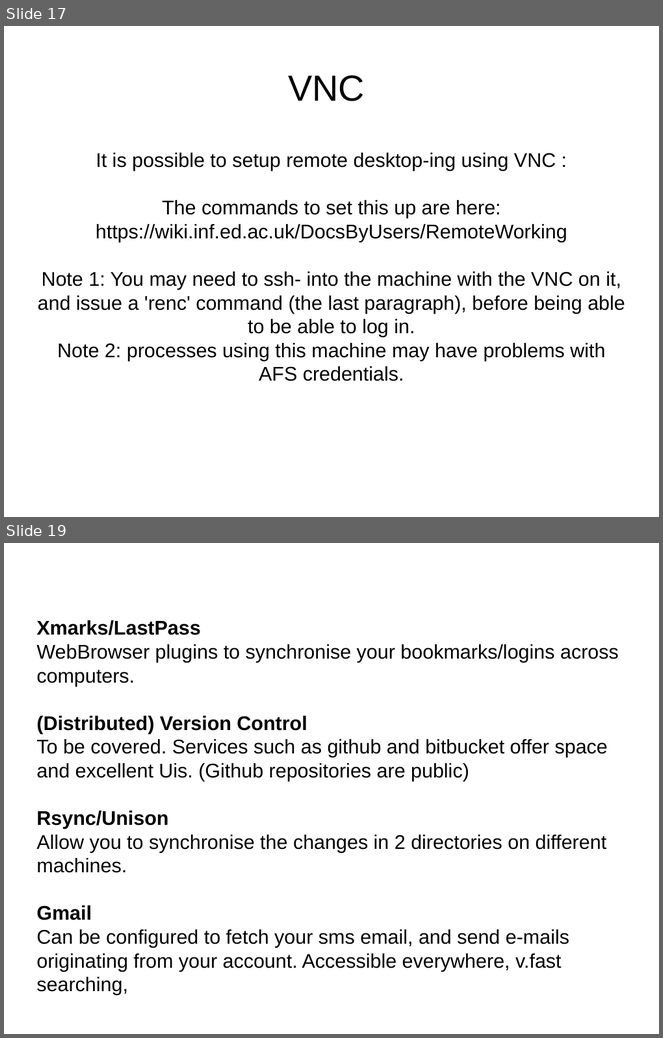
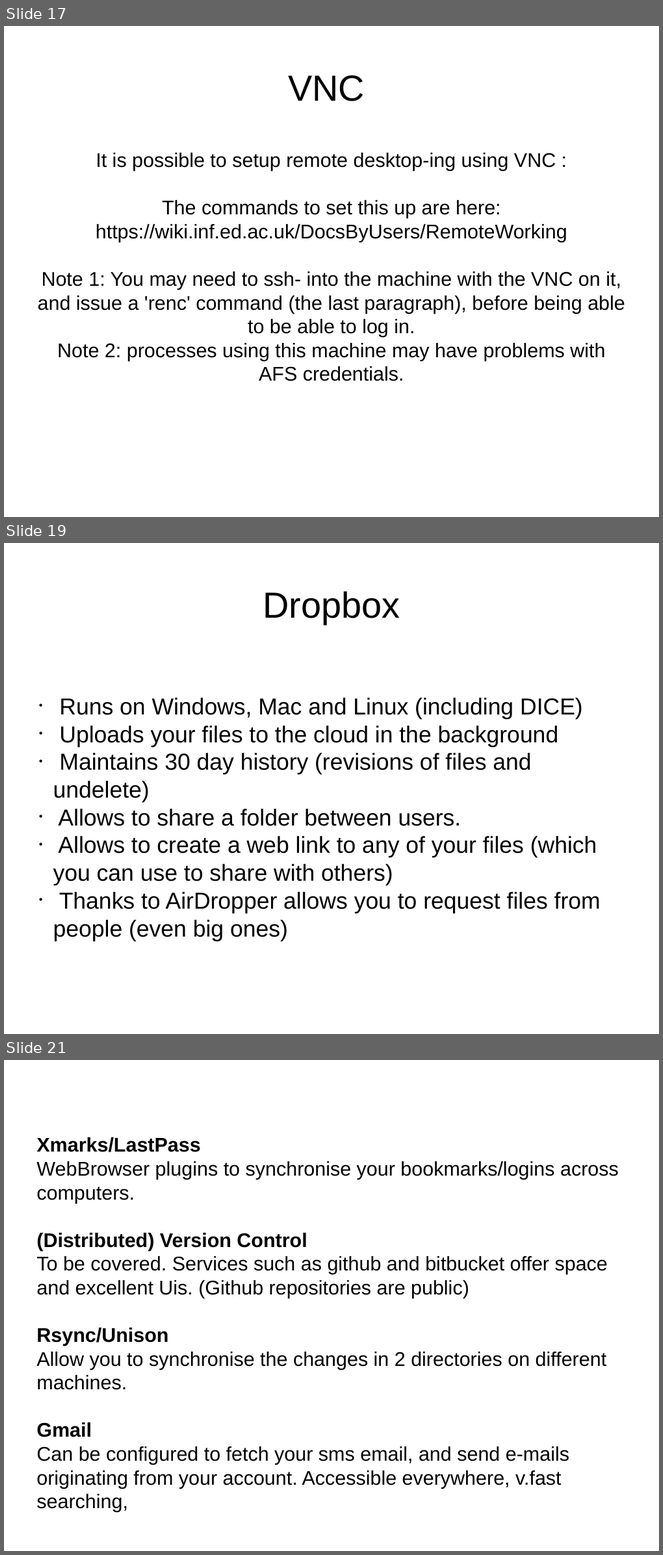
Before and after one commit to mikehulluk/IntroductionToResearchComputing, a slide deck: Wk2/WorkingRemotelyAndSynchronously.odp. Shown one above the other, each under a label of ours: slides 17 and 19 before the commit, slides 17, 19 and 21 after it; the slides between them are not shown. The pictures are 663x1038 and 663x1555 pixels, drawn with LibreOffice and Linux fonts; fonts in the diff are those of the drawing. Boxes give left, top, right and bottom in pixels: in the first picture for what was removed or moved away, otherwise in the second. Text is boxed around its words. In the diff, an @@ line names an element or a change of style, - is before the commit and + after.

```diff
--- a/Wk2/WorkingRemotelyAndSynchronously.odp
+++ b/Wk2/WorkingRemotelyAndSynchronously.odp
@@ slide 19 added at <box>4,543,659,1034</box>, background #FFFFFF @@
@@ title added at <box>263,591,400,624</box>, 44 pt, text #000000 @@
+Dropbox
@@ subtitle added at <box>53,698,601,941</box>, 28 pt, text #000000 @@
+• Runs on Windows, Mac and Linux (including DICE)
+• Uploads your files to the cloud in the background
+• Maintains 30 day history (revisions of files and undelete)
+• Allows to share a folder between users.
+• Allows to create a web link to any of your files (which you can use to share with others)
+• Thanks to AirDropper allows you to request files from people (even big ones)
@@ what was slide 19 is now slide 21 @@
```
Also in this commit, not shown: 2 other slides added, 1 slide removed.
